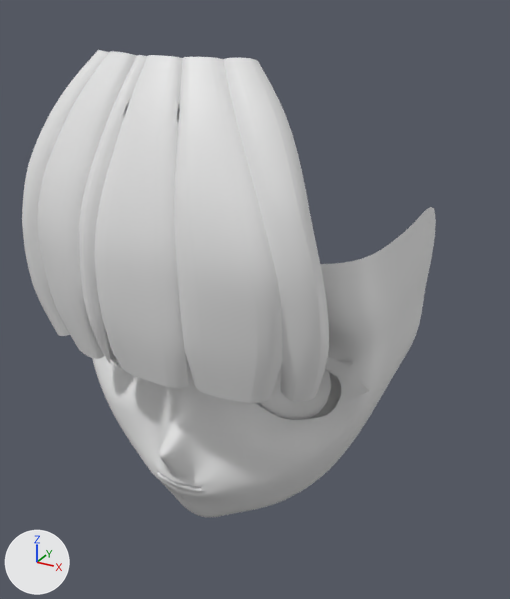
The Blender file untitled.blend as it was, and as the next commit left it.
Before and after are seen from a 50 mm camera at (0.486, -0.876, 2.152) aimed at (0.042, -0.069, 1.749). Lighting does not change. The marker at lower left points along +X, +Y and +Z.

In view in the first picture: 'Plane', 'Plane.002', 'eye', 'head_plane'.
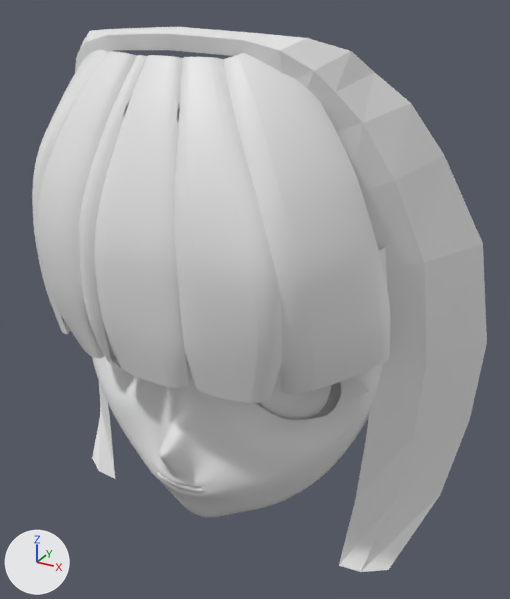
Edits to the bpy script that builds the scene:
```text
Change me_plane_007:
    used by ob_plane_002; location = (0.0, 0.0, 0.0); rotation_euler = (1.571, 0.0, 0.0), in degrees (90, 0, 0)
    remove me_plane_007.from_pydata(...)  # 171 vertices, 184 faces; spans x -0.223..0.22, y 1.71..2.087, z 0.169..0.3
    add me_plane_007.from_pydata(...)  # 171 vertices, 184 faces; spans x -0.255..0.26, y 1.711..2.102, z 0.066..0.3
    me_plane_007 part 1: 37 of 171 vertices moved; they spanned x -0.223..-0.098, y 1.71..2.086, z 0.169..0.27 and now span x -0.255..-0.107, y 1.712..2.09, z 0.066..0.274; mean shift (-0.016, -0.001, -0.038); largest move (-0.193, 1.715, 0.211) -> (-0.253, 1.718, 0.066)
    me_plane_007 part 2: 25 of 171 vertices moved; they spanned x 0.098..0.22, y 1.71..2.085, z 0.169..0.28 and now span x 0.098..0.26, y 1.712..2.102, z 0.099..0.282; mean shift (0.024, 0.004, -0.049); largest move (0.201, 1.715, 0.201) -> (0.253, 1.723, 0.099)
Add me_plane_008:
    me_plane_008.from_pydata(...)  # 39 vertices, 24 faces; spans x -0.194..0.049, y 1.373..2.113, z 0.0..0.346
Add ob_plane_003:
    ob_plane_003 = bpy.data.objects.new('Plane.003', me_plane_008)
    ob_plane_003.location = (0.0, 0.0, 0.0)
    ob_plane_003.rotation_euler = (1.571, 0.0, 1.571)  # degrees (90, 0, 90)
    _m = ob_plane_003.modifiers.new('Mirror', 'MIRROR')
    _m.use_axis = (False, False, True)
    _m.use_clip = True
```

Location of each change, [x1, y1, x2, y2] in pixels of the pictures (510 x 599 px; the box of a moved part takes in the faces that stretch with it):
'Plane.002', reshaped (17% wider)
    before: [22, 50, 329, 403]
    after: [32, 50, 390, 403]
'Plane.003', added
    after: [75, 27, 487, 572]
part 1 of me_plane_007, moved or reshaped
    before: [22, 50, 111, 358]
    after: [32, 50, 111, 357]
part 2 of me_plane_007, moved or reshaped
    before: [187, 57, 329, 402]
    after: [187, 53, 390, 394]
